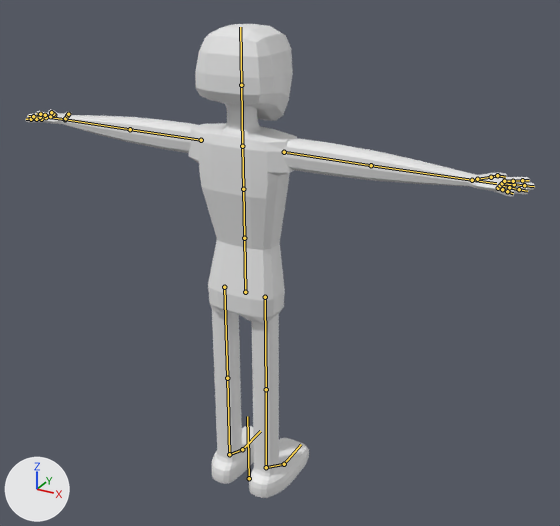
The Blender file assets/3d/ninja/blend/ninja.blend, before and after one commit.
Before and after are seen from a 50 mm lens placed at (1.48, -2.4, 2.29), pointed at (0.08, 0.14, 1.02). Lighting does not change. The marker at lower left points along +X, +Y and +Z. The bones that bend it are drawn over the model as lines.

In view in the first picture: 'Arms', 'Head', 'Legs', 'Neck', 'Torso'.
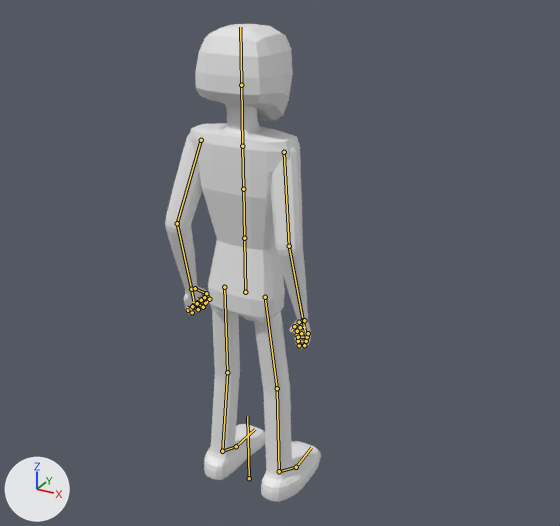
The newer file adds an action. The first version stands in its rest pose; the second is drawn at frame 1 of the action 'idle_stand'.

Location of each change, [x1, y1, x2, y2] in pixels of the pictures (560 x 526 px):
```json
{"object": "Arms", "change": "posed", "before": [26, 109, 535, 197], "after": [165, 133, 311, 349], "on screen": "71% narrower, 144% taller"}
{"object": "Legs", "change": "posed", "before": [212, 310, 309, 498], "after": [204, 310, 321, 502], "on screen": "20% wider"}
{"bone": "Thumb1.L", "before": "(65, 118) to (67, 115)", "after": "(195, 288) to (206, 293)"}
{"bone": "Thumb2.L", "before": "(67, 115) to (68, 114)", "after": "(206, 293) to (209, 299)"}
{"bone": "Thumb1.R", "before": "(477, 179) to (491, 177)", "after": "(304, 320) to (299, 322)"}
{"bone": "Thumb2.R", "before": "(491, 177) to (497, 175)", "after": "(299, 322) to (294, 326)"}
{"bone": "Foot1.R", "before": "(266, 467) to (284, 464)", "after": "(279, 471) to (296, 467)"}
```

The change, as JSON lines over the scene's bpy script:
```json
{"block": "bone_thumb1_l", "where": "bone_thumb1_l = bpy.data.objects['Armature'].pose.bones['Thumb1.L']  # child of 'Hand.L'"}
{"op": "set", "path": "bone_thumb1_l.rotation_quaternion", "old": "(1.0, 0.0, 0.0, 0.0)", "new": "(0.608, -0.709, 0.289, -0.211)", "note": "degrees (0, 0, 0) -> degrees (-100, 3, -42)"}
{"block": "bone_thumb2_l", "where": "bone_thumb2_l = bpy.data.objects['Armature'].pose.bones['Thumb2.L']  # child of 'Thumb1.L'"}
{"op": "set", "path": "bone_thumb2_l.rotation_quaternion", "old": "(1.0, 0.0, 0.0, 0.0)", "new": "(0.824, -0.565, 0.033, 0.027)", "note": "degrees (0, 0, 0) -> degrees (-69, 5, 0)"}
{"block": "bone_finger_spread_controller_l", "where": "bone_finger_spread_controller_l = bpy.data.objects['Armature'].pose.bones['Finger_Spread_Controller.L']  # child of 'Hand.L'"}
{"op": "set", "path": "bone_finger_spread_controller_l.rotation_quaternion", "old": "(1.0, 0.0, 0.0, 0.0)", "new": "(0.862, -0.506, 0.0, 0.0)", "note": "degrees (0, 0, 0) -> degrees (-61, 0, 0)"}
{"block": "bone_finger_curl_controller_l", "where": "bone_finger_curl_controller_l = bpy.data.objects['Armature'].pose.bones['Finger_Curl_Controller.L']  # child of 'Hand.L'"}
{"op": "set", "path": "bone_finger_curl_controller_l.rotation_quaternion", "old": "(1.0, 0.0, 0.0, 0.0)", "new": "(0.369, 0.0, 0.0, -0.929)", "note": "degrees (0, 0, 0) -> degrees (0, 0, -137)"}
{"block": "bone_thumb1_r", "where": "bone_thumb1_r = bpy.data.objects['Armature'].pose.bones['Thumb1.R']  # child of 'Hand.R'"}
{"op": "set", "path": "bone_thumb1_r.rotation_quaternion", "old": "(1.0, 0.0, 0.0, 0.0)", "new": "(0.806, -0.299, 0.335, 0.386)", "note": "degrees (0, 0, 0) -> degrees (-20, 50, 42)"}
{"block": "bone_thumb2_r", "where": "bone_thumb2_r = bpy.data.objects['Armature'].pose.bones['Thumb2.R']  # child of 'Thumb1.R'"}
{"op": "set", "path": "bone_thumb2_r.rotation_quaternion", "old": "(1.0, 0.0, 0.0, 0.0)", "new": "(-0.833, 0.482, -0.172, 0.21)", "note": "degrees (0, 0, 0) -> degrees (-61, 5, -31)"}
{"block": "bone_finger_spread_controller_r", "where": "bone_finger_spread_controller_r = bpy.data.objects['Armature'].pose.bones['Finger_Spread_Controller.R']  # child of 'Hand.R'"}
{"op": "set", "path": "bone_finger_spread_controller_r.rotation_quaternion", "old": "(1.0, 0.0, 0.0, 0.0)", "new": "(0.566, -0.67, 0.48, 0.009)", "note": "degrees (0, 0, 0) -> degrees (-116, 34, -50)"}
{"block": "bone_finger_curl_controller_r", "where": "bone_finger_curl_controller_r = bpy.data.objects['Armature'].pose.bones['Finger_Curl_Controller.R']  # child of 'Hand.R'"}
{"op": "set", "path": "bone_finger_curl_controller_r.rotation_quaternion", "old": "(1.0, 0.0, 0.0, 0.0)", "new": "(0.485, 0.509, -0.01, 0.711)", "note": "degrees (0, 0, 0) -> degrees (45, -47, 91)"}
{"block": "bone_foot1_r", "where": "bone_foot1_r = bpy.data.objects['Armature'].pose.bones['Foot1.R']  # child of 'Shin.R'"}
{"op": "set", "path": "bone_foot1_r.rotation_quaternion", "old": "(1.0, 0.0, 0.0, 0.0)", "new": "(0.999, -0.003, 0.039, 0.019)", "note": "degrees (0, 0, 0) -> degrees (0, 4, 2)"}
{"block": "bone_foot_controller_l", "where": "bone_foot_controller_l = bpy.data.objects['Armature'].pose.bones['Foot_Controller.L']"}
{"op": "set", "path": "bone_foot_controller_l.location", "old": "(0.0, 0.0, 0.0)", "new": "(-0.09, 0.0, 0.0)"}
{"block": "bone_leg_controller_l", "where": "bone_leg_controller_l = bpy.data.objects['Armature'].pose.bones['Leg_Controller.L']"}
{"op": "set", "path": "bone_leg_controller_l.location", "old": "(0.0, 0.0, 0.0)", "new": "(0.12, 0.0, 0.01)"}
{"block": "bone_leg_pole_l", "where": "bone_leg_pole_l = bpy.data.objects['Armature'].pose.bones['Leg_Pole.L']"}
{"op": "set", "path": "bone_leg_pole_l.location", "old": "(0.0, 0.0, 0.0)", "new": "(-0.22, 0.0, -0.01)"}
{"block": "bone_wrist_controller_r", "where": "bone_wrist_controller_r = bpy.data.objects['Armature'].pose.bones['Wrist_Controller.R']"}
{"op": "set", "path": "bone_wrist_controller_r.location", "old": "(0.0, 0.0, 0.0)", "new": "(1.8, 0.0, -1.99)"}
{"block": "bone_wrist_controller_l", "where": "bone_wrist_controller_l = bpy.data.objects['Armature'].pose.bones['Wrist_Controller.L']"}
{"op": "set", "path": "bone_wrist_controller_l.location", "old": "(0.0, 0.0, 0.0)", "new": "(-1.81, -0.01, -1.95)"}
{"block": "bone_elbow_pole_l", "where": "bone_elbow_pole_l = bpy.data.objects['Armature'].pose.bones['Elbow_Pole.L']"}
{"op": "set", "path": "bone_elbow_pole_l.location", "old": "(0.0, 0.0, 0.0)", "new": "(-1.03, 0.0, -1.01)"}
{"block": "bone_elbow_pole_r", "where": "bone_elbow_pole_r = bpy.data.objects['Armature'].pose.bones['Elbow_Pole.R']"}
{"op": "set", "path": "bone_elbow_pole_r.location", "old": "(0.0, 0.0, 0.0)", "new": "(0.9, 0.0, -1.03)"}
{"block": "bone_leg_controller_r", "where": "bone_leg_controller_r = bpy.data.objects['Armature'].pose.bones['Leg_Controller.R']"}
{"op": "set", "path": "bone_leg_controller_r.location", "old": "(0.0, 0.0, 0.0)", "new": "(-0.19, 0.0, 0.01)"}
{"block": "bone_leg_pole_r", "where": "bone_leg_pole_r = bpy.data.objects['Armature'].pose.bones['Leg_Pole.R']"}
{"op": "set", "path": "bone_leg_pole_r.location", "old": "(0.0, 0.0, 0.0)", "new": "(0.47, 0.0, 0.04)"}
{"block": "bone_foot_controller_r", "where": "bone_foot_controller_r = bpy.data.objects['Armature'].pose.bones['Foot_Controller.R']"}
{"op": "set", "path": "bone_foot_controller_r.location", "old": "(0.0, 0.0, 0.0)", "new": "(0.17, 0.0, 0.0)"}
```
